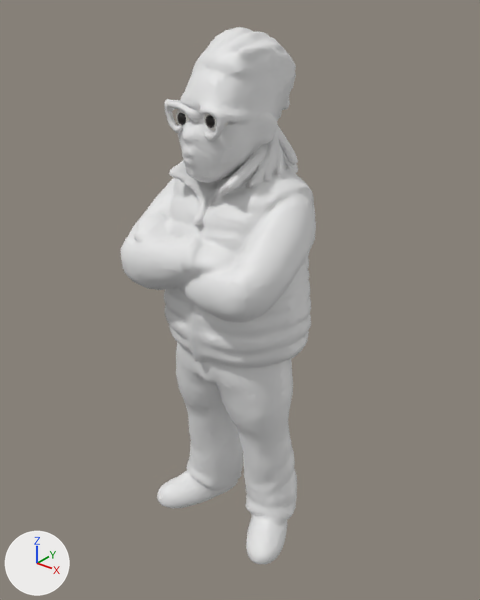
The glTF model public/models/me.glb: old version first, new version second.
One viewpoint serves both versions: a camera (50 mm lens) standing at (1.366, -1.639, 1.089) and looking at (0.019, 0.045, 0.045). Arrows for +X, +Y and +Z are at lower left; the lights stay in place. The older version comes first. Where no turn or scale is listed for an object, it has been applied to the vertices.
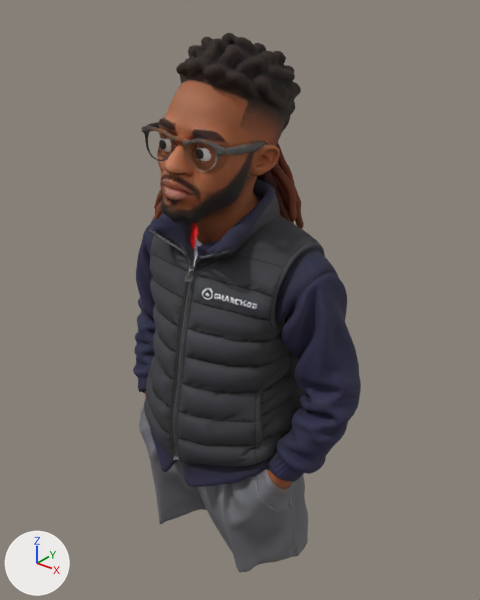
ob_eye_l is not drawn itself; it is the parent of ob_iris_l.

Pixel boxes [x1, y1, x2, y2] of what changed, in the pictures (480 x 600 px):
```json
{"object": "toon", "change": "added", "after": [133, 32, 361, 572]}
{"object": "mesh_0", "change": "deleted", "before": [121, 27, 316, 564]}
{"object": "iris-L", "change": "moved, rescaled", "before": [177, 112, 186, 125], "after": [159, 140, 166, 150]}
{"object": "ball-R", "change": "added", "after": [197, 147, 211, 162]}
{"object": "ball-L", "change": "added", "after": [160, 138, 175, 152]}
{"object": "Mesh_3", "change": "deleted", "before": [204, 114, 228, 131], "on screen": "mostly hidden"}
{"object": "Mesh_1", "change": "deleted", "before": [176, 110, 190, 126], "on screen": "mostly hidden"}
```

Edits to the scene script, one JSON object a line:
```json
{"op": "add", "block": "img_texture_metallic_texture_roughness", "code": ["img_texture_metallic_texture_roughness = load_image('texture_metallic-texture_roughness', '_unpacked/texture_metallic-texture_roughness', 1024, 1024, 'Non-Color')"]}
{"op": "add", "block": "img_texture_diffuse", "code": ["img_texture_diffuse = load_image('texture_diffuse', '_unpacked/texture_diffuse', 1024, 1024, 'sRGB')"]}
{"op": "add", "block": "img_texture_normal", "code": ["img_texture_normal = load_image('texture_normal', '_unpacked/texture_normal', 1024, 1024, 'Non-Color')"]}
{"op": "add", "block": "mat_model_002", "code": ["mat_model_002 = bpy.data.materials.new('model.002')", "# uses the picture img_texture_diffuse", "# uses the picture img_texture_metallic_texture_roughness", "# uses the picture img_texture_normal"]}
{"op": "add", "block": "me_sphere_002", "code": ["me_sphere_002 = bpy.data.meshes.new('Sphere.002')", "me_sphere_002.from_pydata(...)  # a UV sphere (32 segments, 16 rings, poles along z) spanning x -0.026..0.026, y -0.026..0.026, z -0.026..0.026", "me_sphere_002.materials.append(mat_material_1)  # white #f4f1ec"]}
{"op": "add", "block": "me_model_002", "code": ["me_model_002 = bpy.data.meshes.new('model.002')", "me_model_002.from_pydata(...)  # 19171 vertices, 38469 faces; spans x -0.51..0.51, y -0.31..0.31, z -0.95..0.94", "me_model_002.materials.append(mat_model_002)"]}
{"op": "remove", "block": "ob_mesh_0", "code": ["ob_mesh_0 = bpy.data.objects.new('mesh_0', me_mesh_0)", "ob_mesh_0.parent = ob_node_3", "ob_mesh_0.location = (0.0, 0.0, 0.0)"]}
{"op": "remove", "block": "ob_focus_0", "code": "ob_focus_0.parent = ob_mesh_0"}
{"op": "remove", "block": "ob_focus_1", "code": "ob_focus_1.parent = ob_mesh_0"}
{"op": "set", "path": "ob_eye_l.location", "old": "(-0.0576, -0.105, 0.703)", "new": "(-0.0525, -0.209, 0.641)"}
{"op": "remove", "block": "ob_mesh_1", "code": ["ob_mesh_1 = bpy.data.objects.new('Mesh_1', me_mesh_1)", "ob_mesh_1.location = (-0.058, -0.105, 0.703)"]}
{"op": "set", "path": "ob_iris_l.location", "old": "(0.0, -0.0259, 0.0)", "new": "(0.0, -0.0242, 0.0)"}
{"op": "set", "path": "ob_iris_l.scale", "old": "(1.0, 1.0, 1.0)", "new": "(0.669, 0.186, 0.669)"}
{"op": "remove", "block": "ob_mesh_3", "code": ["ob_mesh_3 = bpy.data.objects.new('Mesh_3', me_mesh_3)", "ob_mesh_3.location = (0.056, -0.104, 0.708)"]}
{"op": "add", "block": "ob_ball_r", "code": ["ob_ball_r = bpy.data.objects.new('ball-R', me_sphere_002)", "ob_ball_r.location = (0.079, -0.192, 0.63)"]}
{"op": "add", "block": "ob_ball_l", "code": ["ob_ball_l = bpy.data.objects.new('ball-L', me_sphere_002.copy())", "ob_ball_l.location = (-0.052, -0.209, 0.641)"]}
{"op": "add", "block": "ob_toon", "code": ["ob_toon = bpy.data.objects.new('toon', me_model_002)", "ob_toon.location = (0.0, 0.0, 0.0)"]}
```
